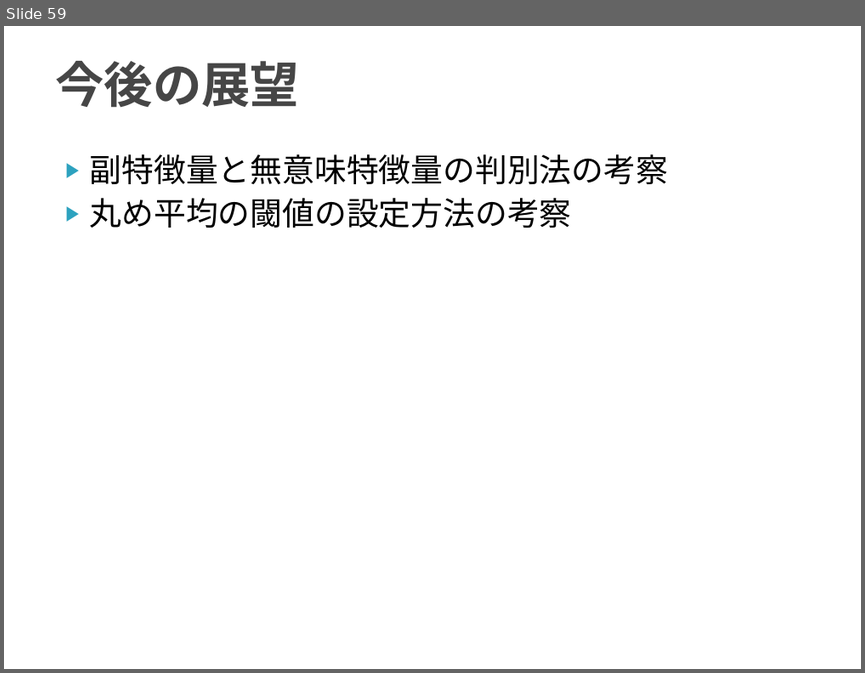
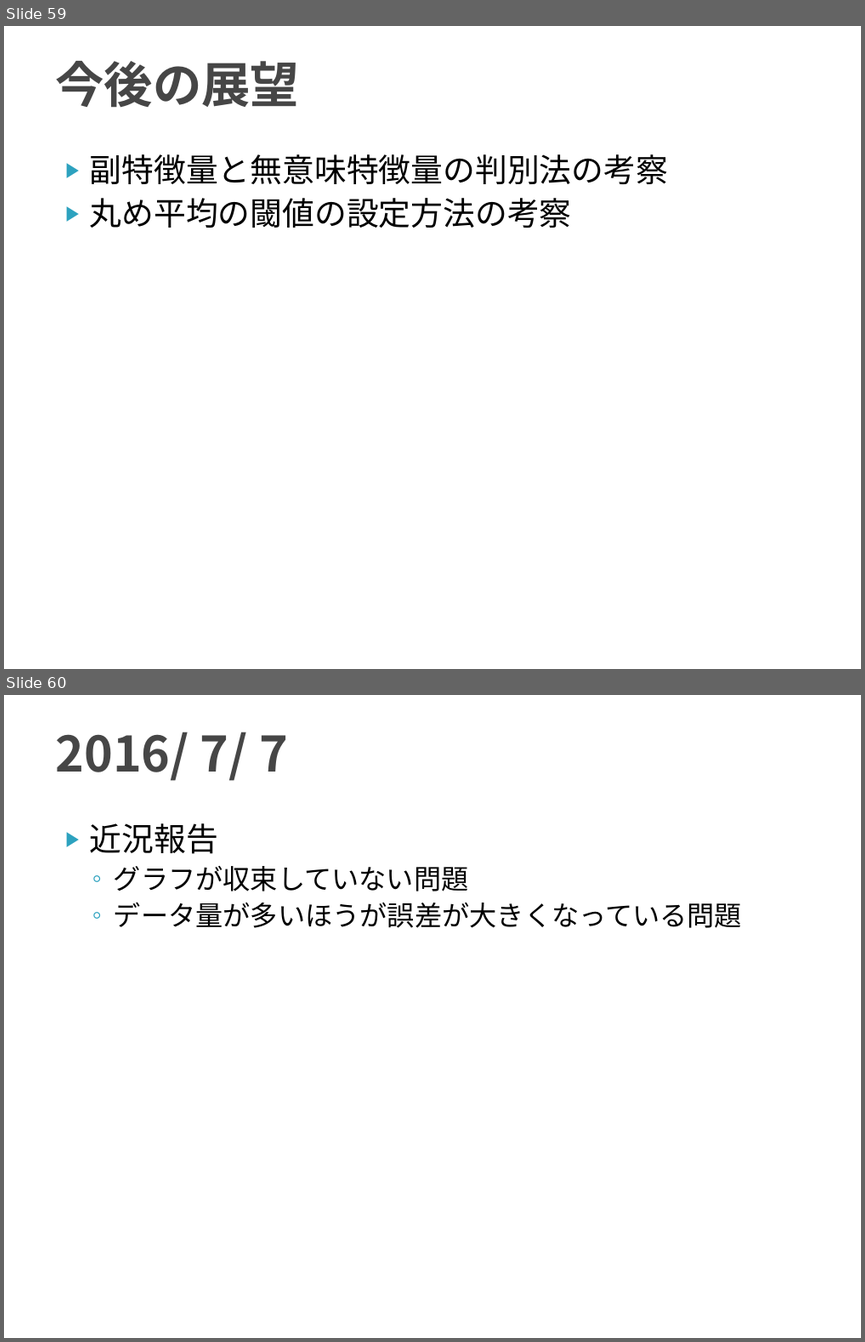
Before and after one commit to TetsuyaKomota/GitforEclipseTest, a slide deck: IntentionLearning_v2/slide/discussion2016.pptx. Shown one above the other, each under a label of ours: slide 59 before the commit, slides 59 and 60 after it. The pictures are 865x673 and 865x1342 pixels, drawn with LibreOffice and Linux fonts; fonts in the diff are those of the drawing. Boxes give left, top, right and bottom in pixels: in the first picture for what was removed or moved away, otherwise in the second. Text is boxed around its words. In the diff, an @@ line names an element or a change of style, - is before the commit and + after.

Commit message:
結果まとめてグラフ作ってスライド更新したよ

```diff
--- a/IntentionLearning_v2/slide/discussion2016.pptx
+++ b/IntentionLearning_v2/slide/discussion2016.pptx
@@ slide 60 added at <box>4,695,861,1338</box>, background #FFFFFF @@
@@ title added at <box>55,732,288,781</box>, 41 pt, text #464646, bold @@
+2016/ 7/ 7
@@ text added at <box>90,823,742,928</box>, 23 pt, text #000000 @@
+▶ 近況報告
+  ◦ グラフが収束していない問題
+  ◦ データ量が多いほうが誤差が大きくなっている問題
```
Also in this commit, not shown: 3 slides changed, 6 other slides added, 2 other files.
